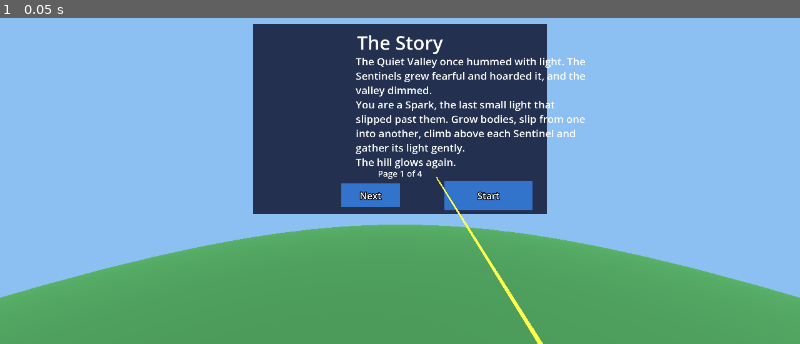
Above: before the commit, frame 1.
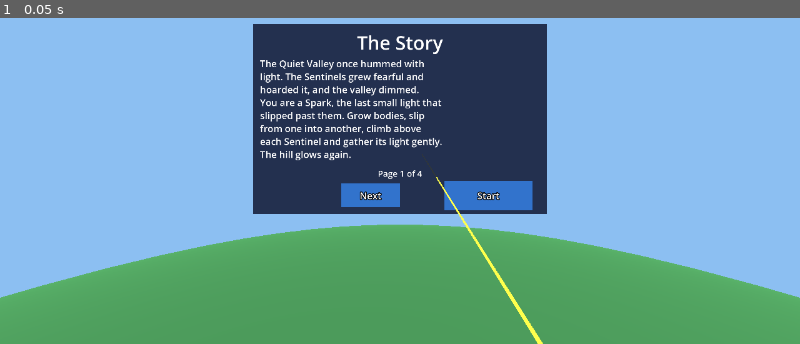
Above: after the commit, the same moment.

Repository: mr-miles/oculus-game
Game: Godot game, scene res://lobby.tscn
Same seed, same stepped clock (60 frames per second), same inputs: the game is played once before the commit and once after it.
Inputs:
- Up to frame 1 (0.05 s): no input

The runs differ from the first frame. In frame 1, 3.4% of the frame differs, in the area x 32-74%, y 12-47%.

Commit message:
Screenshots, README, lint and screenshots tasks, HUD/lobby layout fixes
Co-Authored-By: Claude Sonnet 5.5 <noreply@anthropic.com>

Diff:
--- a/game/scripts/hud.gd
+++ b/game/scripts/hud.gd
@@ -2,6 +2,7 @@
 extends Node3D
 ## Head-locked heads-up display. Add as a child of the XR camera. Shows energy
 ## (number and bar), level, sentinels left, a watched warning and one message.
+## Label3D anchors left-aligned text at its left edge and right-aligned at its right edge.
 
 const PIXEL := 0.0012
 const BAR_WIDTH := 0.5
@@ -19,9 +20,9 @@
 func _init() -> void:
 	name = "Hud"
 	position = Vector3(0, -0.3, -1.2)
-	level_label = _label("HudLevel", Vector2(-0.38, 0.12), HORIZONTAL_ALIGNMENT_LEFT)
-	sentinels_label = _label("HudSentinels", Vector2(0.38, 0.12), HORIZONTAL_ALIGNMENT_RIGHT)
-	energy_label = _label("HudEnergy", Vector2(-0.38, 0.02), HORIZONTAL_ALIGNMENT_LEFT)
+	level_label = _label("HudLevel", Vector2(-0.55, 0.12), HORIZONTAL_ALIGNMENT_LEFT)
+	sentinels_label = _label("HudSentinels", Vector2(0.55, 0.12), HORIZONTAL_ALIGNMENT_RIGHT)
+	energy_label = _label("HudEnergy", Vector2(-0.55, 0.02), HORIZONTAL_ALIGNMENT_LEFT)
 	message_label = _label("HudMessage", Vector2(0, -0.1), HORIZONTAL_ALIGNMENT_CENTER)
 	watched_label = _label("HudWatched", Vector2(0, -0.2), HORIZONTAL_ALIGNMENT_CENTER)
 	watched_label.modulate = WATCH_RED
--- a/game/scripts/lobby.gd
+++ b/game/scripts/lobby.gd
@@ -44,9 +44,9 @@
 	panel.position = Vector3(0, GameLogic.EYE, -2.0)
 	add_child(panel)
 	_title = panel.add_label("LobbyTitle", Vector2(0, 0.52), 80)
-	_body = panel.add_label("LobbyPage", Vector2(-0.3, 0.05), 44, 1000)
+	_body = panel.add_label("LobbyPage", Vector2(-0.95, 0.42), 40, 780)  # left edge, top
 	_body.horizontal_alignment = HORIZONTAL_ALIGNMENT_LEFT
-	_body.vertical_alignment = VERTICAL_ALIGNMENT_CENTER
+	_body.vertical_alignment = VERTICAL_ALIGNMENT_TOP
 	_counter = panel.add_label("LobbyCounter", Vector2(0, -0.37), 36)
 	panel.add_button("BackButton", "back", "Back", Vector2(-0.7, -0.52), Vector2(0.4, 0.16))
 	panel.add_button("NextButton", "next", "Next", Vector2(-0.2, -0.52), Vector2(0.4, 0.16))
--- a/game/tests/capture_screenshots.gd
+++ b/game/tests/capture_screenshots.gd
@@ -55,16 +55,42 @@
 	await _shot("move-1-before")
 	g.press("ax_button")
 	g.advance(0.3)
+	_face(g, logic.player_tile, tree)
 	await _shot("move-2-after")
 	var s: Vector2i = logic.sentinels[0].tile
 	_face(g, logic.player_tile, s)
 	logic.watched = true
-	logic.drain_countdown = 5.2
+	logic.watch_ticks = 194  # 5.2 s until the first drain
 	g.refresh()
 	await _shot("hud-watched-sentinel")
-	# Trees: stand close to one.
+	# Trees: stand a few tiles back so the whole tree is in view, a synthoid beside it for scale.
 	logic.watched = false
-	stand_next_to(g, tree)
-	_face(g, logic.player_tile, tree)
+	var spot := _spot_viewing(logic, tree)
+	logic.synthoids[_free_neighbour(logic, tree)] = true
+	logic.player_tile = spot
+	g.rig.place_at(logic.top_position(spot))
+	_face(g, spot, tree)
 	g.refresh()
 	await _shot("trees-bigger")
+
+
+func _free_neighbour(logic: GameLogic, t: Vector2i) -> Vector2i:
+	for d in [Vector2i(1, 0), Vector2i(-1, 0), Vector2i(0, 1), Vector2i(0, -1)]:
+		if logic.in_bounds(t + d) and not logic.occupied(t + d):
+			return t + d
+	return t
+
+
+func _spot_viewing(logic: GameLogic, tree: Vector2i) -> Vector2i:
+	## A free tile 3..5 tiles from the tree with a clear line of sight to it.
+	var keep := logic.player_tile
+	for dist in [4, 3, 5]:
+		for d in [Vector2i(0, 1), Vector2i(1, 0), Vector2i(0, -1), Vector2i(-1, 0)]:
+			var c: Vector2i = tree + d * dist
+			if logic.in_bounds(c) and not logic.occupied(c):
+				logic.player_tile = c
+				if logic.can_see(tree):
+					logic.player_tile = keep
+					return c
+	logic.player_tile = keep
+	return keep
Not shown, changed: README.md
Not shown, added: docs/screenshots/hud-start.png
Not shown, added: docs/screenshots/hud-watched-sentinel.png
Not shown, added: docs/screenshots/lobby-1-story.png
Not shown, added: docs/screenshots/lobby-3-how-to-play.png
Not shown, added: docs/screenshots/move-1-before.png
Not shown, added: docs/screenshots/move-2-after.png
Not shown, added: docs/screenshots/trees-bigger.png
Not shown, changed: mise.toml
Not shown, changed: tools/build-apk.sh
Not shown, changed: tools/lint.sh
Not shown, added: tools/screenshots.sh
